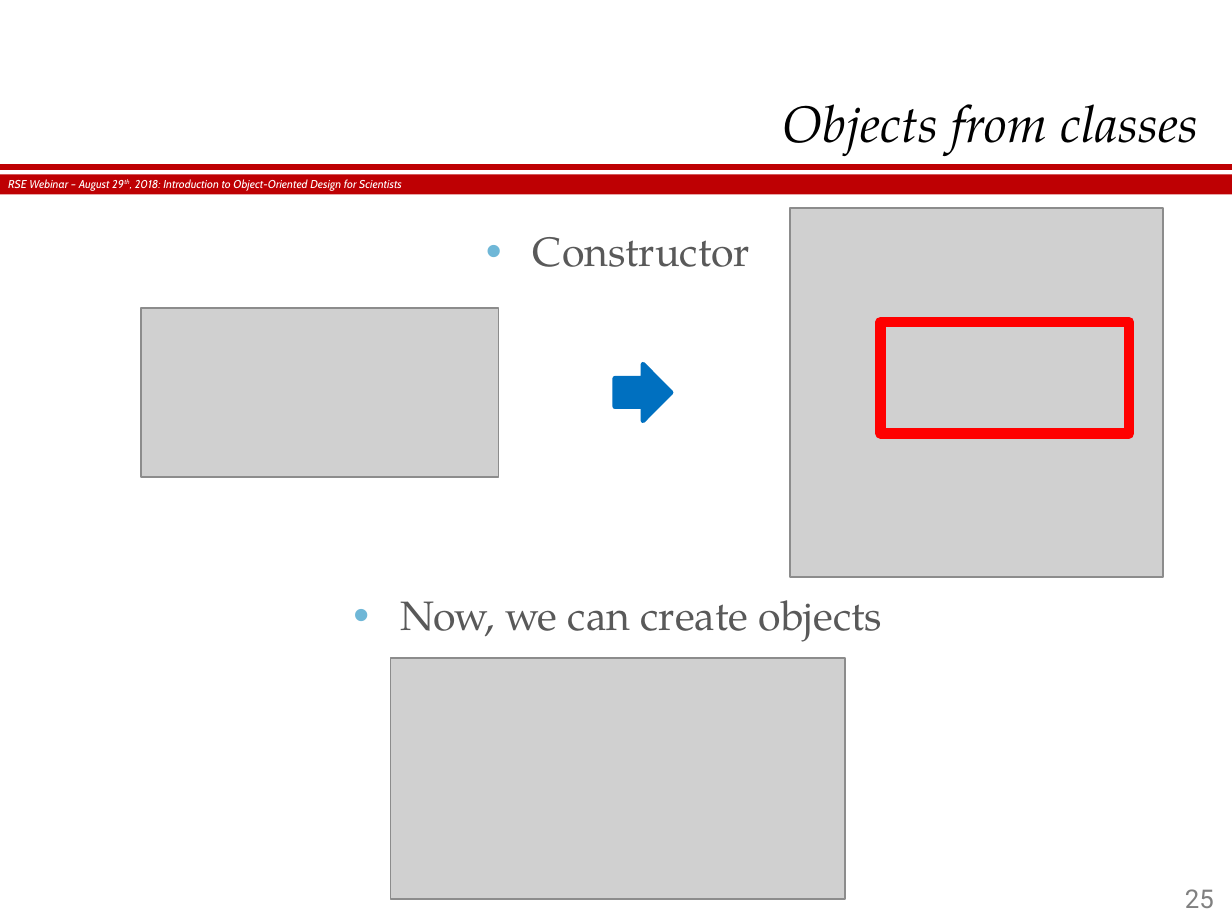
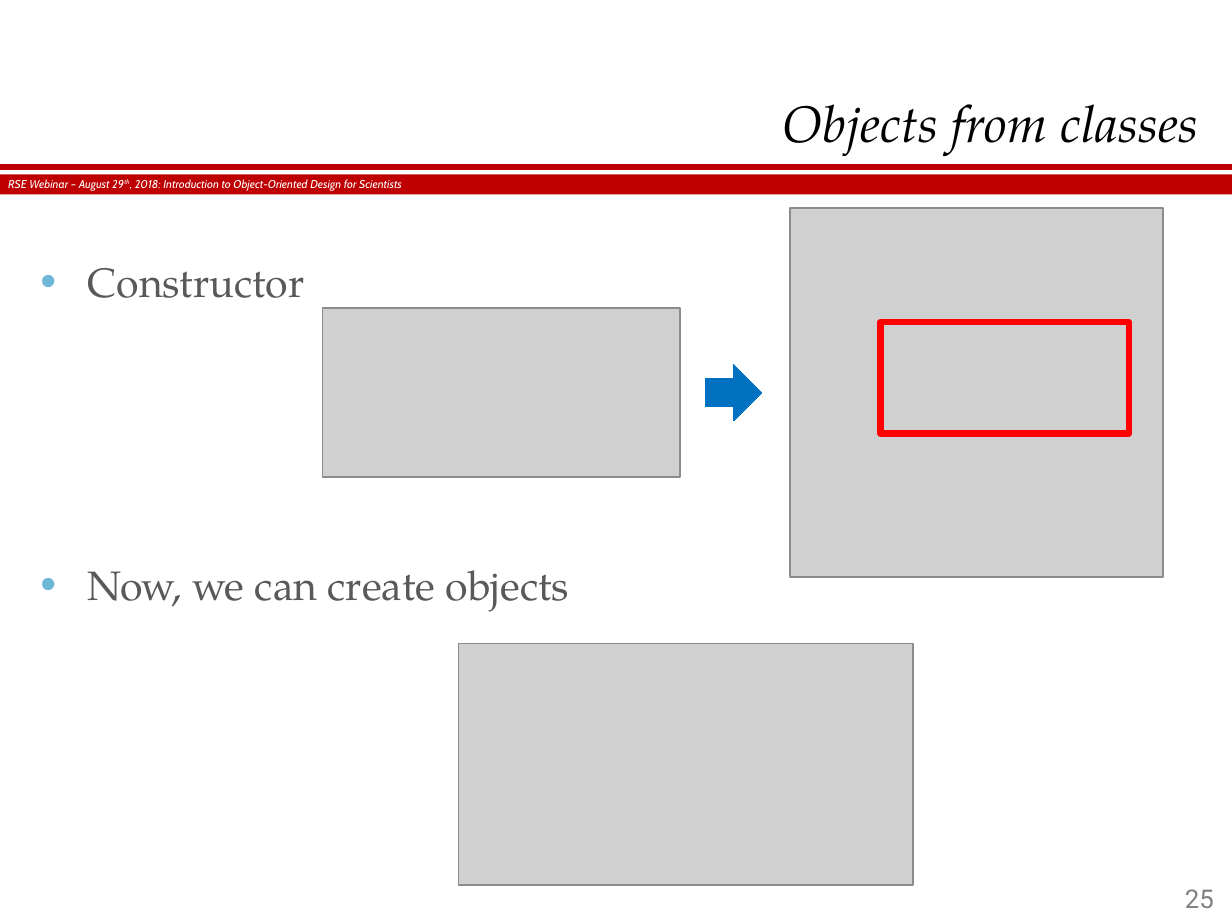
Before and after one commit to hergin/ObjectOrientedMethodology, a slide deck: slide 25 of RSE Webinar - 08.29.2018.pptx. Drawn at 1232x924 pixels with LibreOffice and Linux fonts; fonts in the diff are those of the drawing; grey boxes stand for pictures; background and template pictures are left out. Boxes give left, top, right and bottom in pixels: in the first picture for what was removed or moved away, otherwise in the second. Text is boxed around its words. In the diff, an @@ line names an element or a change of style, - is before the commit and + after.

```diff
--- a/RSE Webinar - 08.29.2018.pptx
+++ b/RSE Webinar - 08.29.2018.pptx
@@ text "Constructor" at [88,268,569,612]: alignment centre to left @@
@@ picture: place and size @@
-picture at [141,307,499,476]
+picture at [322,307,680,476]
@@ rectangle at [880,322,1129,434]: outline #FF0000 4.5 pt to #FF0000 2.75 pt @@
@@ right arrow: place and size @@
-right arrow at [614,365,670,422]
+right arrow at [705,365,761,422]
@@ right arrow at [705,365,761,422]: outline #0070C0 2 pt to #0070C0 0 pt @@
@@ picture: place and size @@
-picture at [391,657,846,899]
+picture at [458,644,913,885]
```
Also in this commit, not shown: 7 other slides changed, 30 slides added, 4 other files.
